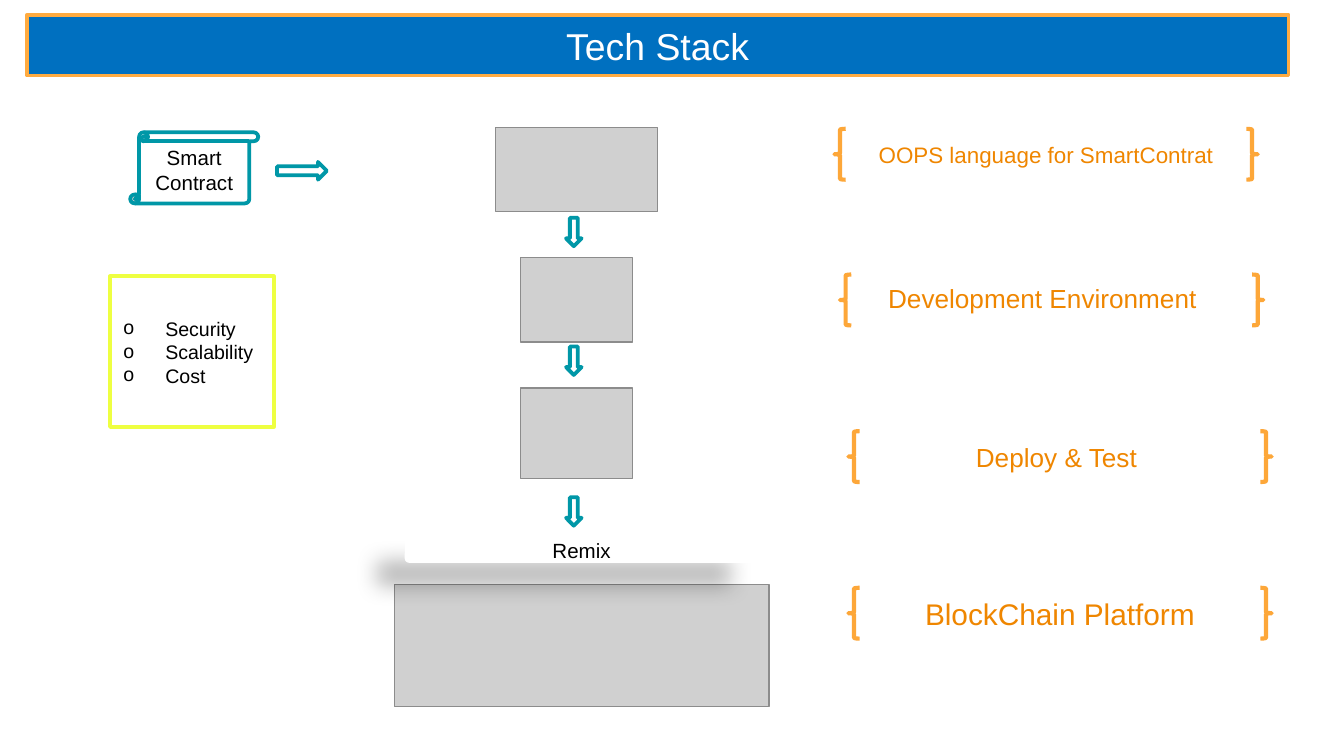
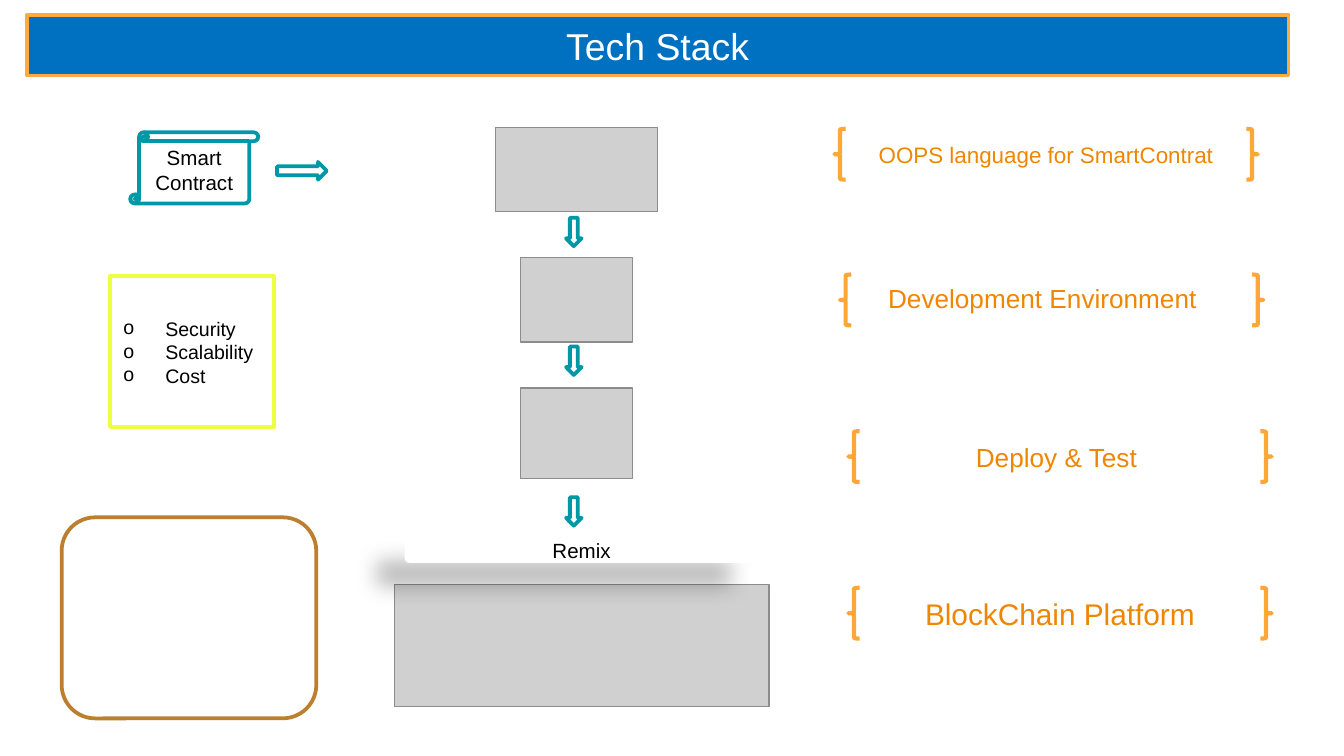
Before and after one commit to abhishikta-sai/medchain, a slide deck: slide 7 of GE_Synergy_updated_V3.pptx. Drawn at 1344x756 pixels with LibreOffice and Linux fonts; fonts in the diff are those of the drawing; grey boxes stand for pictures. Boxes give left, top, right and bottom in pixels: in the first picture for what was removed or moved away, otherwise in the second. Text is boxed around its words. In the diff, an @@ line names an element or a change of style, - is before the commit and + after.

```diff
--- a/GE_Synergy_updated_V3.pptx
+++ b/GE_Synergy_updated_V3.pptx
@@ rounded rectangle added at box(62, 517, 316, 719), fill #FFFFFF, outline #BD7F2F 2 pt @@
```
Also in this commit, not shown: 2 other files.
